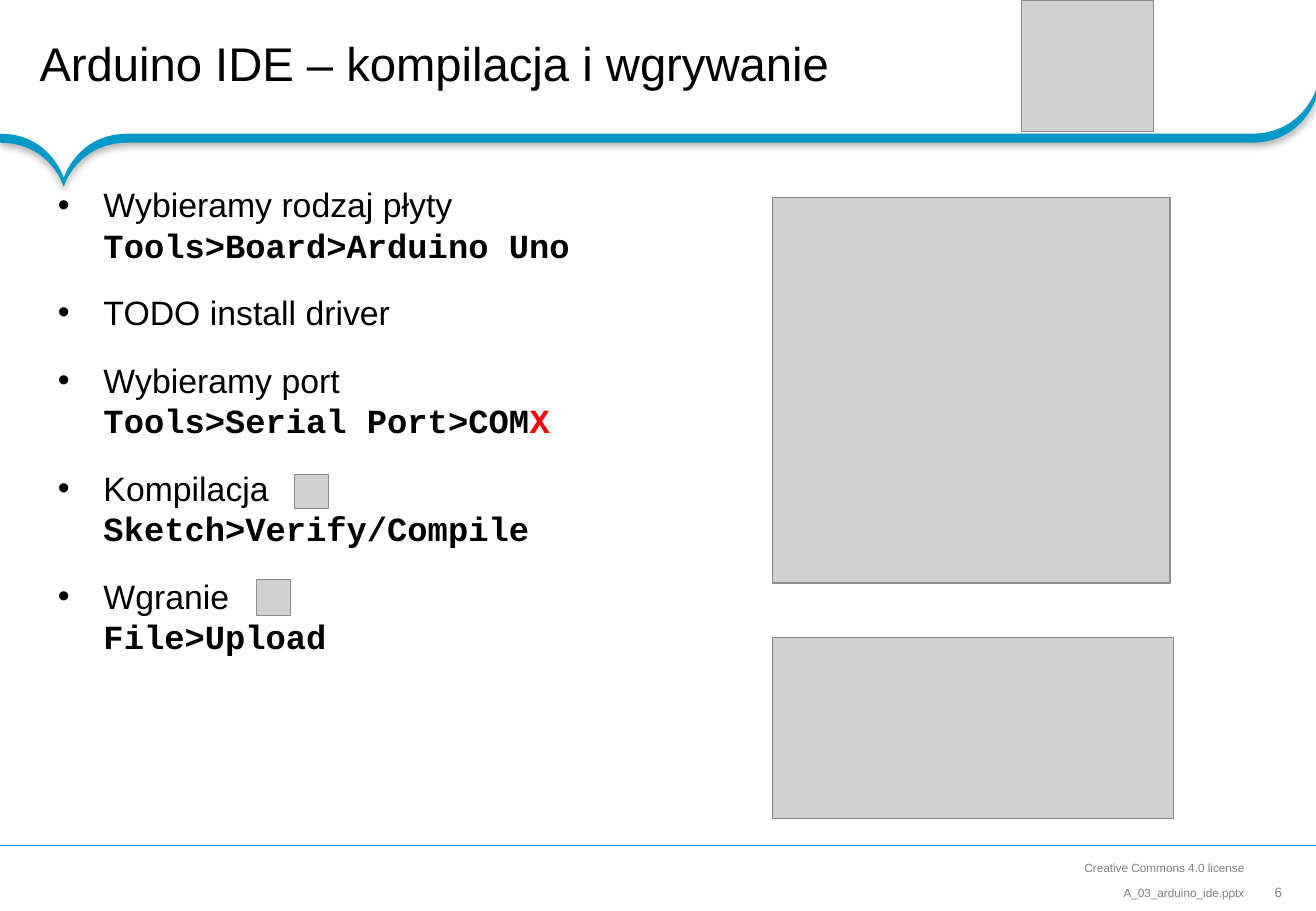
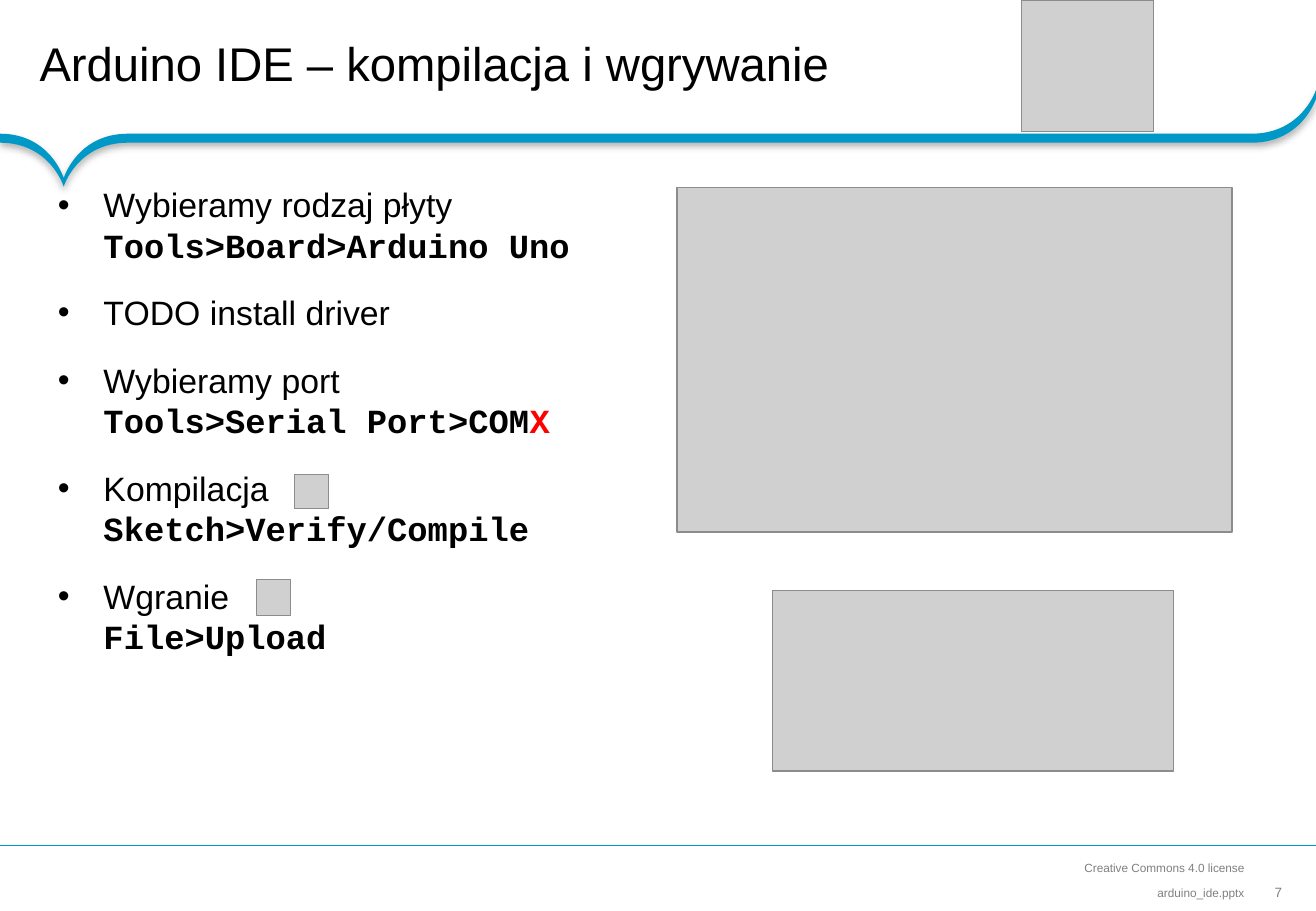
Before and after one commit to RoboCap/wks2016, a slide deck: slide 7 of prezentacje/arduino_ide.pptx (slide 6 before the commit). Drawn at 1316x911 pixels with LibreOffice and Linux fonts; fonts in the diff are those of the drawing; grey boxes stand for pictures; background and template pictures are left out. Boxes give left, top, right and bottom in pixels: in the first picture for what was removed or moved away, otherwise in the second. Text is boxed around its words. In the diff, an @@ line names an element or a change of style, - is before the commit and + after.

Commit message:
Arduino IDE slides updated

```diff
--- a/prezentacje/arduino_ide.pptx
+++ b/prezentacje/arduino_ide.pptx
@@ picture: place and size @@
-picture at <box>773,197,1170,583</box>
+picture at <box>677,187,1232,532</box>
@@ picture: place and size @@
-picture at <box>773,638,1174,819</box>
+picture at <box>773,591,1174,772</box>
@@ text at <box>1157,888,1244,899</box>: text changed @@
-A_03_arduino_ide.pptx
+arduino_ide.pptx
@@ page number at <box>1275,888,1282,897</box>: text changed @@
-6
+7
```
Also in this commit, not shown: 10 other slides changed, 2 slides added.
